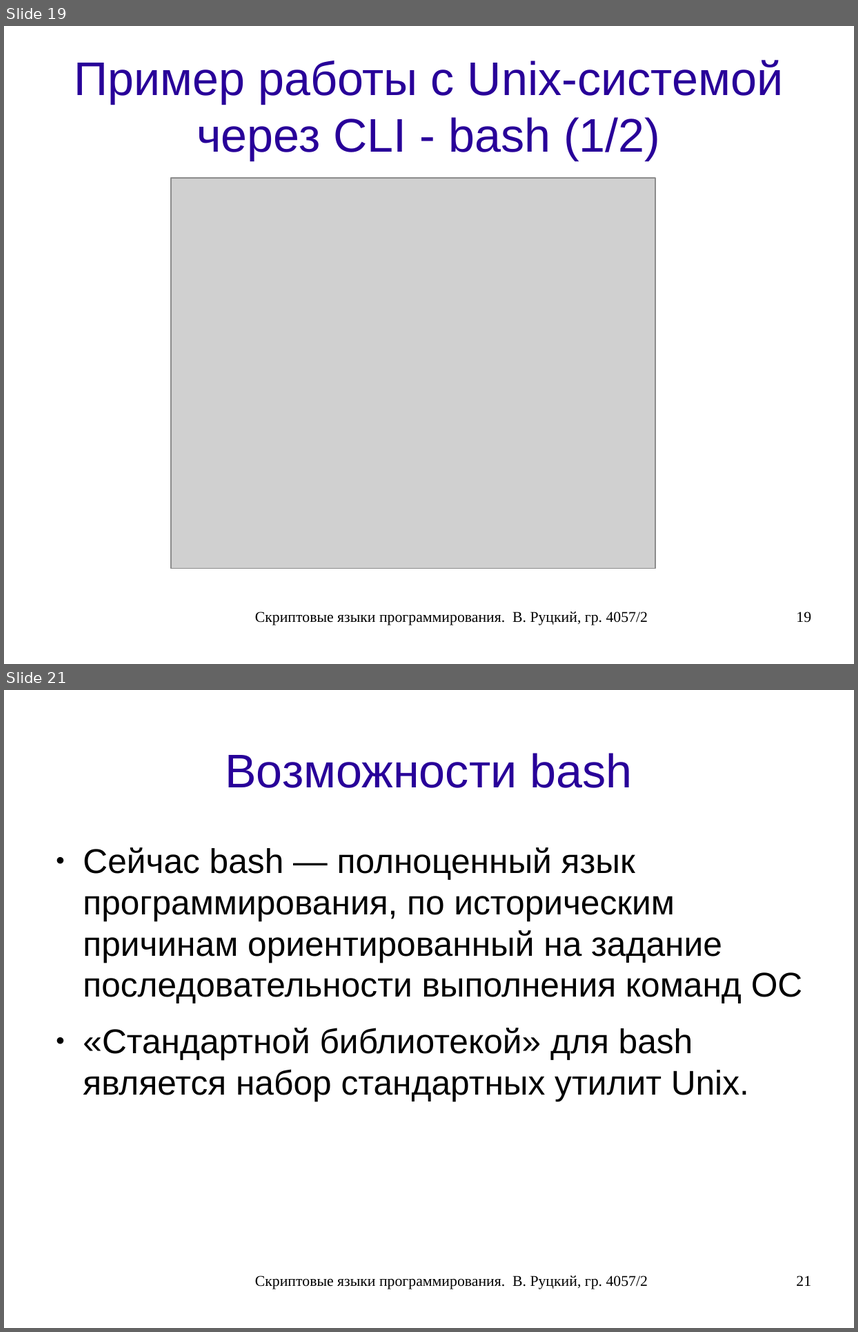
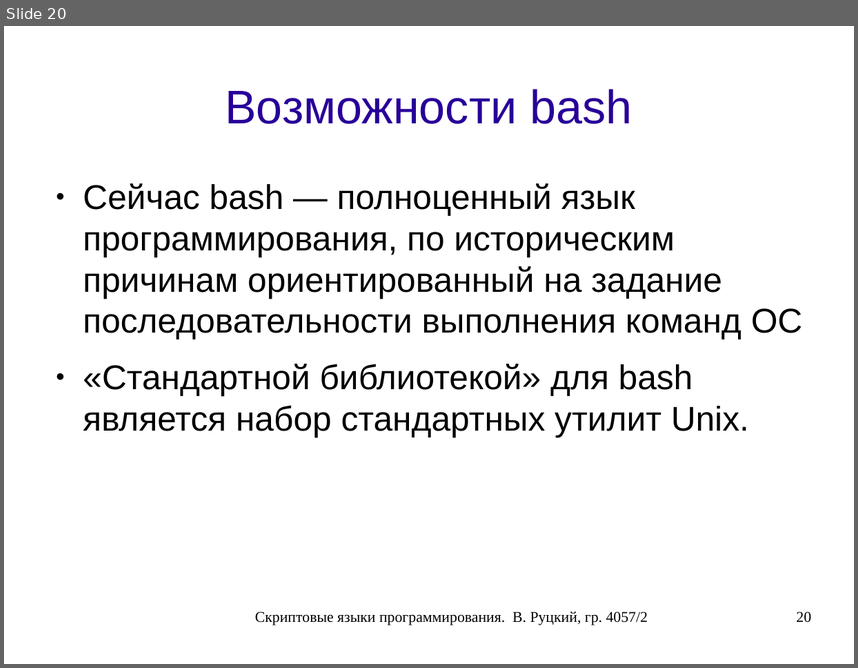
Before and after one commit to rutsky/semester07, a slide deck: Operation_systems/scripting_languages/40572_Rutsky_Scripting_languages.odp. Shown one above the other, each under a label of ours: slides 19 and 21 before the commit, slide 20 after it; the slides between them are not shown. The pictures are 858x1332 and 858x668 pixels, drawn with LibreOffice and Linux fonts; fonts in the diff are those of the drawing; grey boxes stand for pictures. Boxes give left, top, right and bottom in pixels: in the first picture for what was removed or moved away, otherwise in the second. Text is boxed around its words. In the diff, an @@ line names an element or a change of style, - is before the commit and + after.

```diff
--- a/Operation_systems/scripting_languages/40572_Rutsky_Scripting_languages.odp
+++ b/Operation_systems/scripting_languages/40572_Rutsky_Scripting_languages.odp
@@ slide 19 removed at (x1=4, y1=26, x2=854, y2=664), background #FFFFFF @@
@@ title removed at (x1=74, y1=60, x2=783, y2=160) @@
-Пример работы c Unix-системой через CLI - bash (1/2)
@@ picture removed at (x1=172, y1=178, x2=656, y2=568) @@
@@ text removed at (x1=255, y1=611, x2=648, y2=625) @@
-Скриптовые языки программирования. В. Руцкий, гр. 4057/2
@@ page number removed at (x1=796, y1=611, x2=811, y2=622) @@
-19
@@ what was slide 21 is now slide 20 @@
@@ page number at (x1=796, y1=611, x2=811, y2=622): text changed @@
-21
+20
```
Also in this commit, not shown: 3 slides changed, 2 other slides removed.
